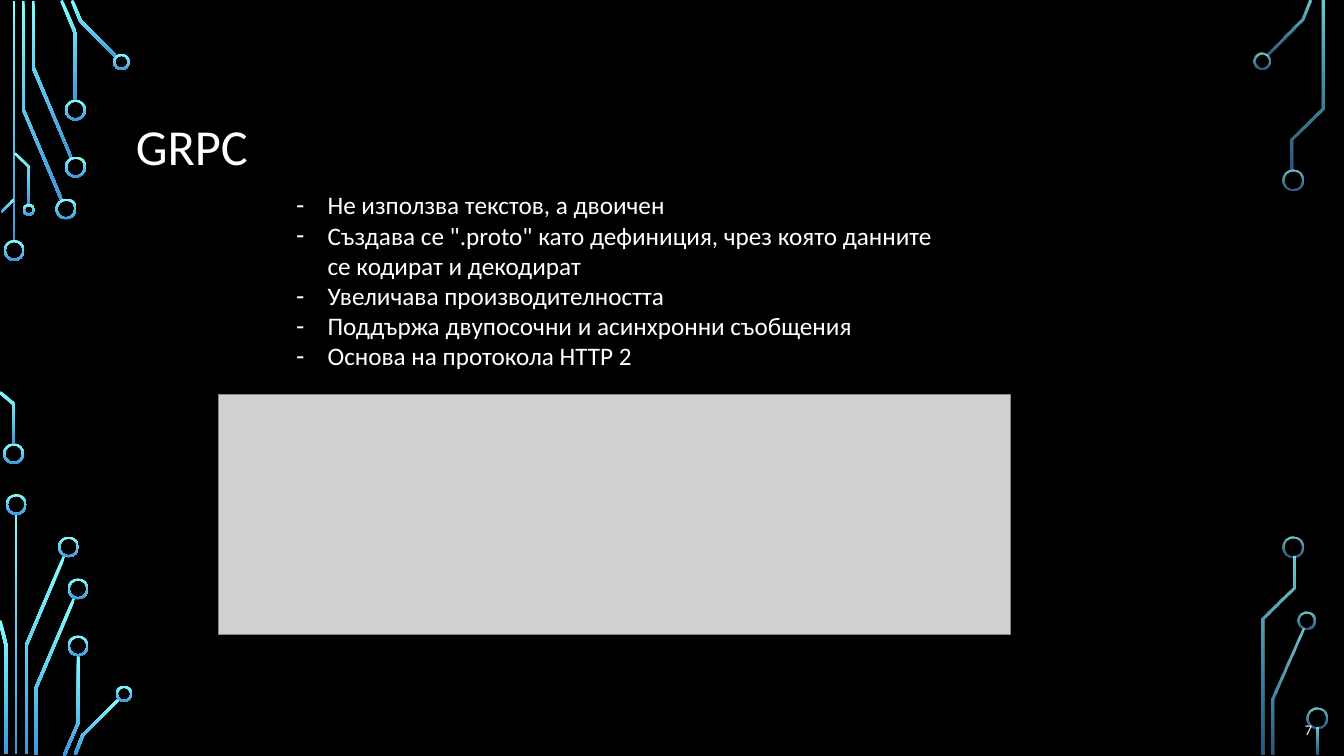
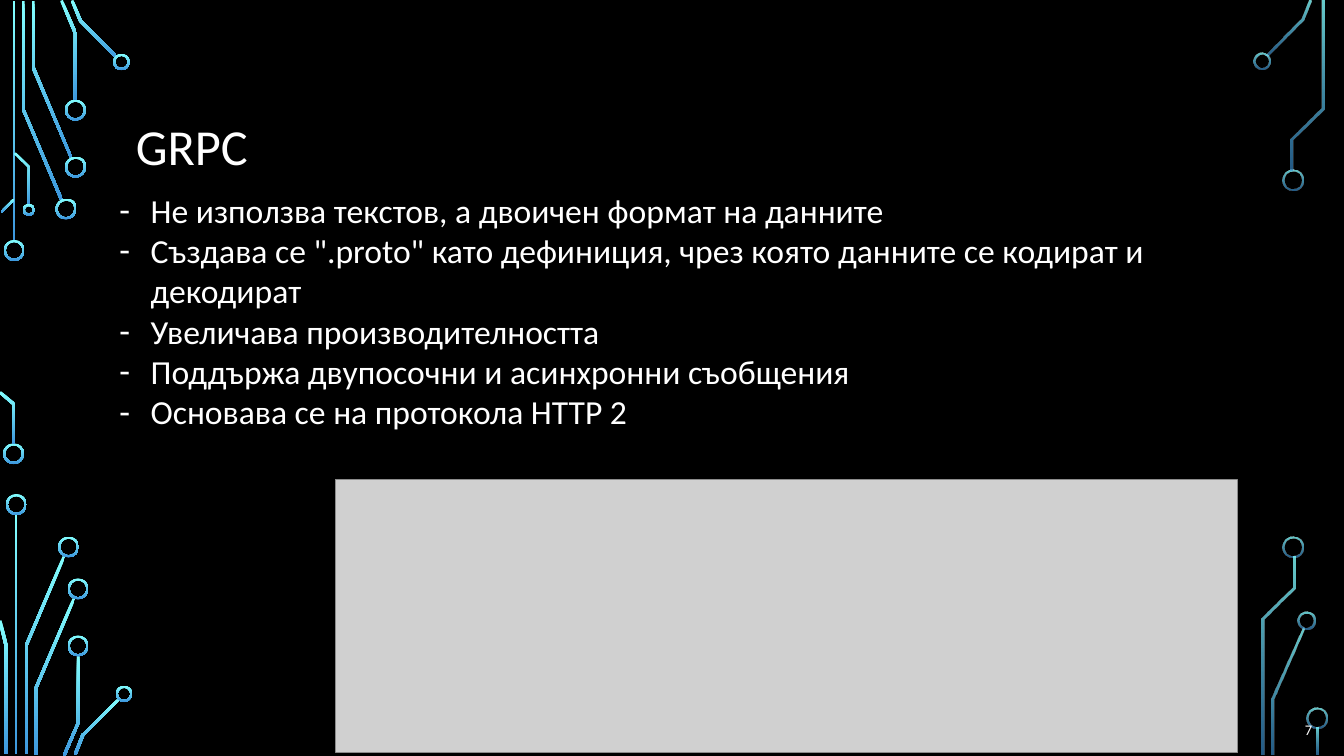
Before and after one commit to profjordanov/doctorate, a slide deck: slide 7 of communications/web_communication_pres.pptx. Drawn at 1344x756 pixels with LibreOffice and Linux fonts; fonts in the diff are those of the drawing; grey boxes stand for pictures; background and template pictures are left out. Boxes give left, top, right and bottom in pixels: in the first picture for what was removed or moved away, otherwise in the second. Text is boxed around its words. In the diff, an @@ line names an element or a change of style, - is before the commit and + after.

```diff
--- a/communications/web_communication_pres.pptx
+++ b/communications/web_communication_pres.pptx
@@ text "Не използва текстов, а двоичен ...": place and size @@
-text "Не използва текстов, а двоичен ..." at (328,197,932,369)
+text "Не използва текстов, а двоичен ..." at (151,200,1143,430)
@@ text at (151,200,883,229): text changed; size 18 to 24 pt @@
-– Не използва текстов, а двоичен
+– Не използва текстов, а двоичен формат на данните
@@ text at (151,240,1143,390): size 18 to 24 pt in "Създава се ".proto" като дефиниция, чрез която ...", "Увеличава производителността", "Поддържа двупосочни и асинхронни съобщения" @@
@@ text at (151,402,627,430): text changed; size 18 to 24 pt @@
-– Oснова на протокола HTTP 2
+– Oсновава се на протокола HTTP 2
@@ picture: place and size @@
-picture at (219,395,1011,635)
+picture at (336,480,1237,752)
```
Also in this commit, not shown: 1 other slide changed, 1 slide added, 1 slide removed, 1 other file.
